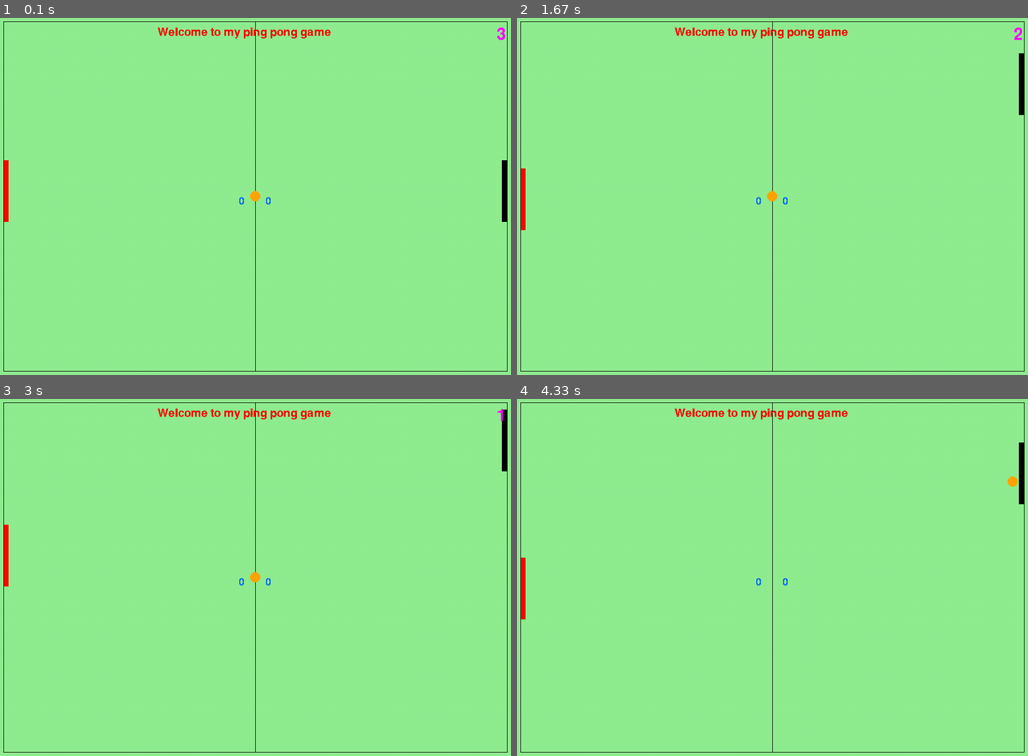
Above: before the commit, frames 1-4 (two rows, left to right).
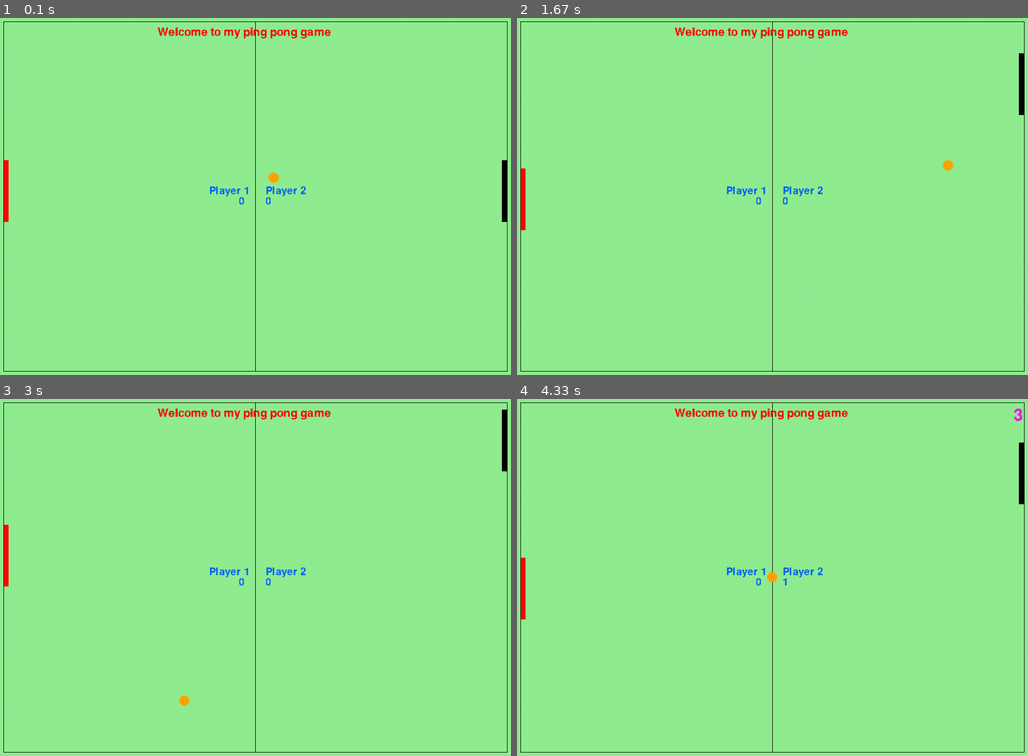
Above: after the commit, the same moments.

Repository: JAYAKANTHARUN/ping_pong_pygame
Game: pygame game, started from main.py
The game is run twice, just before and just after one commit, with the same random seed, the same clock (stepped at 60 frames per second) and the same inputs.
Inputs:
- Up to frame 1 (0.1 s): no input
- Up to frame 2 (1.67 s): hold Up 0.33-0.8 s; hold Down 0.83-1.13 s; hold S 0.83-1.13 s; hold Up 1.17-1.53 s; hold W 1.17-1.53 s; hold Down from 1.57 s (still down); hold S from 1.57 s (still down)
- Up to frame 3 (3 s): release Down at 1.93 s; release S at 1.93 s; hold Up 1.97-2.27 s; hold W 1.97-2.27 s; hold Down 2.3-2.6 s; hold S 2.3-2.6 s; hold Up from 2.63 s (still down); hold W from 2.63 s (still down)
- Up to frame 4 (4.33 s): release Up at 3 s; release W at 3 s; hold Down 3.03-3.4 s; hold S 3.03-3.4 s; hold Up 3.43-3.73 s; hold W 3.43-3.73 s; hold Down 3.77-4.07 s; hold S 3.77-4.07 s; hold Up from 4.1 s (still down); hold W from 4.1 s (still down)

The runs differ from the first frame. In frame 1, 0.3% of the frame differs, in the area x 41-99%, y 2-52%; in frame 2, 0.3%; in frame 3, 0.3%; in frame 4, 0.3%, in the area x 41-99%, y 2-53%.

Commit message:
Update main.py

Diff:
--- a/main.py
+++ b/main.py
@@ -79,6 +79,9 @@
 scorecolor=(0,96,255)
 timecolor=(255,0,255)
 welcomecolor=(255,0,0)
+wincolor=(255,0,127)
+
+
 
 #creating shapes
 ball=pygame.Rect(screenwidth/2-10,screenheight/2-10,20,20)
@@ -99,10 +102,14 @@
 scorefont=pygame.font.Font("freesansbold.ttf",20)
 
 #score time
-scoretime=True
+scoretime=None
 timefont=pygame.font.Font("freesansbold.ttf",32)
 
+#welcome
 welcomefont=pygame.font.SysFont("script",32)
+
+#win
+winfont=pygame.font.SysFont("script",50)
 
 #run the window
 while True:
@@ -154,6 +161,16 @@
     welcometext=welcomefont.render("Welcome to my ping pong game",False,welcomecolor)
     screen.blit(welcometext,(screenwidth/2-190,20))
 
+    #displaying scores
+    player1text=scorefont.render(f"{player1score}",False,scorecolor)
+    screen.blit(player1text,(screenwidth/2-32,screenheight/2))
+    player2text=scorefont.render(f"{player2score}",False,scorecolor)
+    screen.blit(player2text,(screenwidth/2+20,screenheight/2))
+    playername1text=scorefont.render("Player 1",False,scorecolor)
+    screen.blit(playername1text,(screenwidth/2-90,screenheight/2-20))
+    playername2text=scorefont.render("Player 2",False,scorecolor)
+    screen.blit(playername2text,(screenwidth/2+20,screenheight/2-20))
+
     pygame.draw.ellipse(screen,ballcolor,ball)
 
 
@@ -161,15 +178,19 @@
         ballstart()
 
 
-    #displaying scores
-    player1text=scorefont.render(f"{player1score}",False,scorecolor)
-    screen.blit(player1text,(screenwidth/2-32,screenheight/2))
-    player2text=scorefont.render(f"{player2score}",False,scorecolor)
-    screen.blit(player2text,(screenwidth/2+20,screenheight/2))
-
-    if player1score==2 or player2score==2:
+    #game end
+    '''if player1score==1:
+        win1text=winfont.render("!! Player1 wins !!",False,wincolor)
+        screen.blit(win1text,(screenwidth/2+20,screenheight/2))
+        pygame.time.wait(2000)
         pygame.quit()
         sys.quit()
+    if player2score==1:
+        win2text=winfont.render("!! Player2 wins !!",False,wincolor)
+        screen.blit(win2text,(screenwidth/2+20,screenheight/2))
+        pygame.time.wait(2000)
+        pygame.quit()
+        sys.quit()'''
 
     #updating window
     pygame.display.flip()
